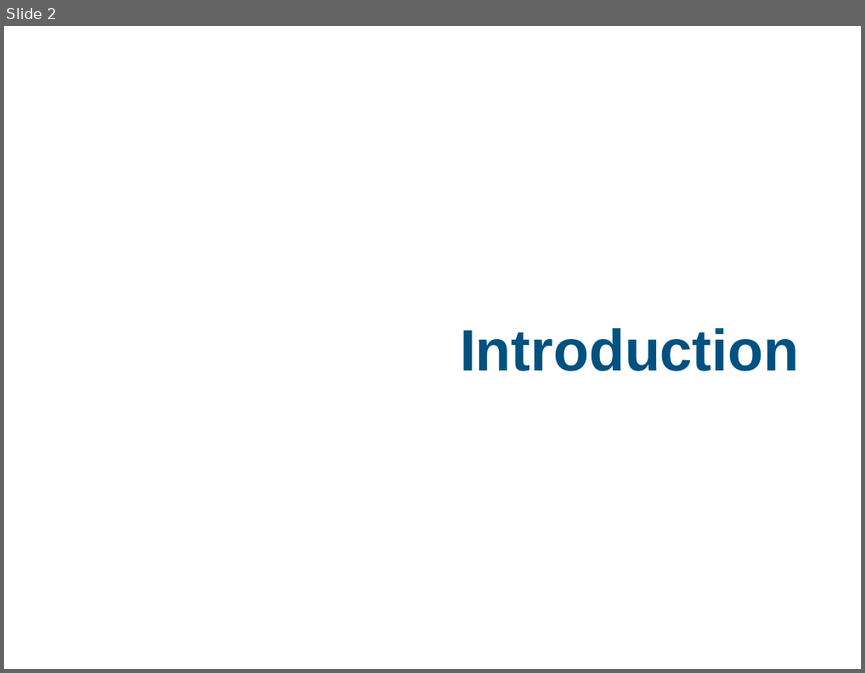
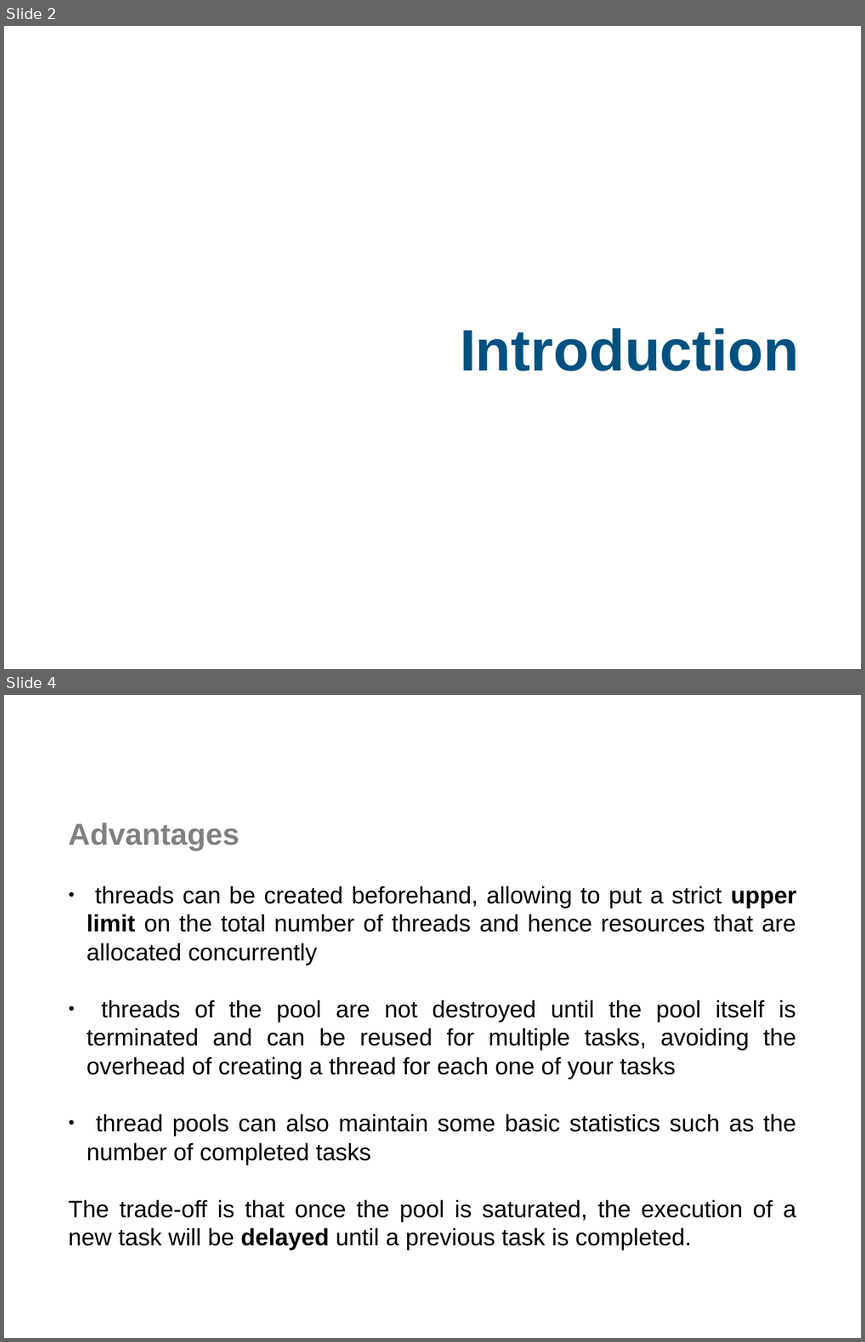
Before and after one commit to marcodiri/cpp-java-threadpool, a slide deck: report/presentation.odp. Shown one above the other, each under a label of ours: slide 2 before the commit, slides 2 and 4 after it; the slides between them are not shown. The pictures are 865x673 and 865x1342 pixels, drawn with LibreOffice and Linux fonts; fonts in the diff are those of the drawing; background and template pictures are left out. Boxes give left, top, right and bottom in pixels: in the first picture for what was removed or moved away, otherwise in the second. Text is boxed around its words. In the diff, an @@ line names an element or a change of style, - is before the commit and + after.

Commit message:
added thread pool introduction to report and presentation

```diff
--- a/report/presentation.odp
+++ b/report/presentation.odp
@@ slide 4 added at (x1=4, y1=695, x2=861, y2=1338), background picture (left out) @@
@@ text added at (x1=69, y1=823, x2=796, y2=1249), 22 pt, text #000000 @@
+Advantages
+● threads can be created beforehand, allowing to put a strict upper limit on the total number of threads and hence resources that are allocated concurrently
+● threads of the pool are not destroyed until the pool itself is terminated and can be reused for multiple tasks, avoiding the overhead of creating a thread for each one of your tasks
+● thread pools can also maintain some basic statistics such as the number of completed tasks
+The trade-off is that once the pool is saturated, the execution of a new task will be delayed until a previous task is completed.
@@ text added at (x1=784, y1=1297, x2=800, y2=1321), 11 pt, text #FFFFFF, bold @@
+4
```
Also in this commit, not shown: 8 slides changed, 1 other slide added, 3 other files.
